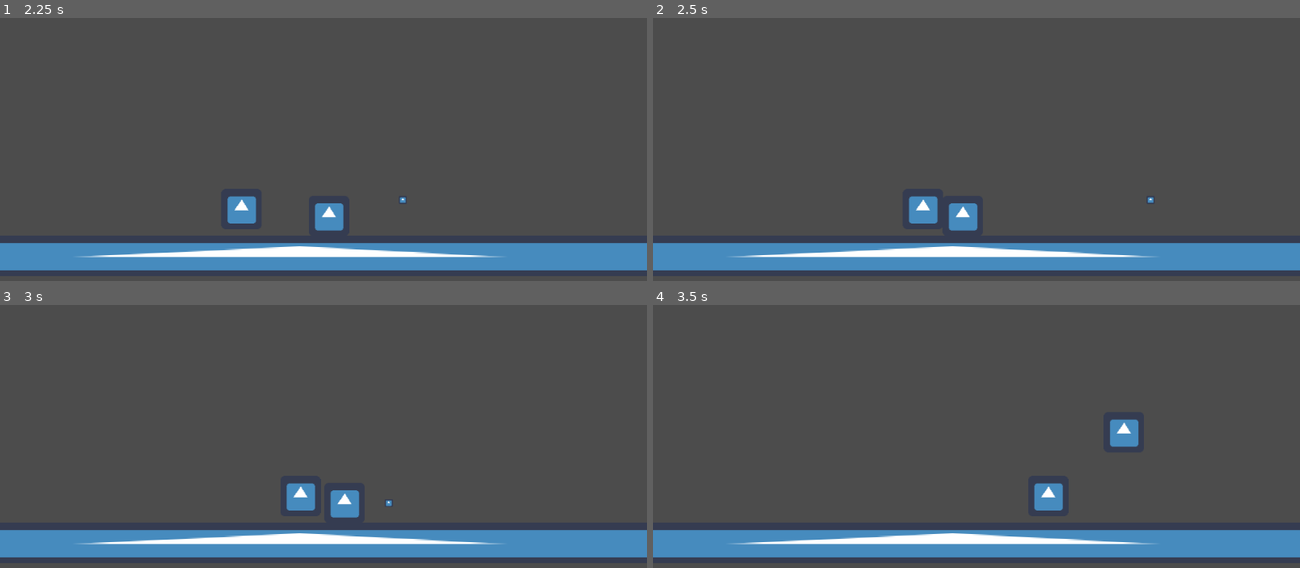
Above: before the commit, frames 1-4 (two rows, left to right).
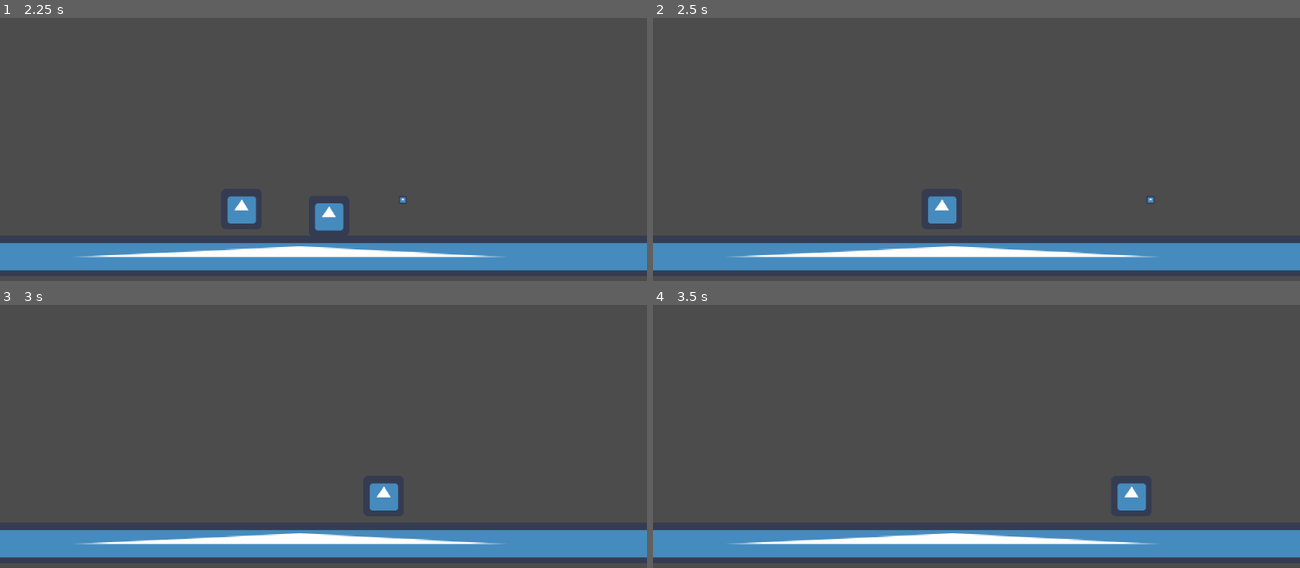
Above: after the commit, the same moments.

Repository: Haerezis/gmtk-gamejam-2022
Game: Godot game, scene res://entities/test_stuff/TestWorld.tscn
Two runs of this game, one before a commit and one after it. Both use one fixed random seed, a clock stepped at 60 frames per second and the inputs below. This scene is started directly instead of the project's main scene. The engine's default icon, where the game draws it, is replaced by a stand-in: a white triangle on a blue panel in a dark square.
Inputs:
- Up to frame 1 (2.25 s): hold J (shoot) 0.53-1.28 s; hold D (right) 0.53-2.03 s; tap Space (jump) at 0.77, 1.52 s; tap J (shoot) at 1.35 s; hold A (left) from 2.03 s (still down); hold J (shoot) from 2.03 s (still down)
- Up to frame 2 (2.5 s): keep holding A (left); keep holding J (shoot)
- Up to frame 3 (3 s): release A (left) at 2.78 s; release J (shoot) at 2.78 s; hold D (right) from 2.78 s (still down); tap J (shoot) at 2.85 s
- Up to frame 4 (3.5 s): keep holding D (right); tap Space (jump) at 3.02 s

Frame 1 is identical in both runs. In frame 2, 0.9% of the frame differs, in the area x 39-51%, y 67-81%; in frame 3, 1.4%; in frame 4, 1.4%, in the area x 58-77%, y 43-79%.

Commit message:
iframe fix

Diff:
--- a/entities/Ennemy/prototype/Prototype.gd
+++ b/entities/Ennemy/prototype/Prototype.gd
@@ -23,6 +23,8 @@
 func get_hit(damage):
 	if not invincible:
 		hp -= damage
+		invincible = true
+		$IFrame.start()
 
 		print("oof" + String(hp))
 
--- a/entities/Player/player.gd
+++ b/entities/Player/player.gd
@@ -22,6 +22,7 @@
 	Engine.iterations_per_second = 60
 
 	$Hurtbox.connect("damage", self, "get_hit")
+	$IFrame.connect("timeout", self, "breakInvincible")
 
 func _physics_process(delta):
 	var dir = Vector2.ZERO
@@ -62,6 +63,7 @@
 func get_hit(damage):
 	if not invincible:
 		invincible = true
+		$IFrame.start()
 
 		hp -= damage
 
@@ -69,3 +71,6 @@
 
 		if not hp > 0:
 			queue_free()
+
+func breakInvincible():
+	invincible =false
--- a/entities/Player/player.tscn
+++ b/entities/Player/player.tscn
@@ -118,6 +118,8 @@
 [node name="DefaultGun" parent="." instance=ExtResource( 3 )]
 position = Vector2( 35, 0 )
 
+[node name="IFrame" type="Timer" parent="."]
+
 [connection signal="body_entered" from="landing" to="." method="_on_landing_body_entered"]
 
 [editable path="Hurtbox"]
